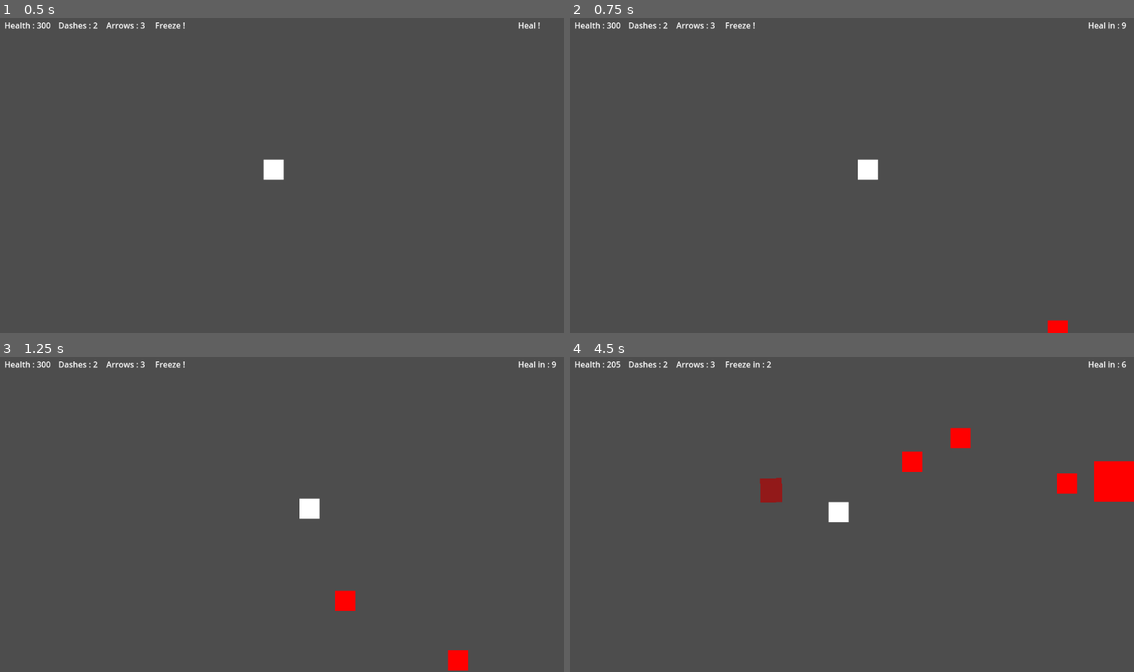
Above: before the commit, frames 1-4 (two rows, left to right).
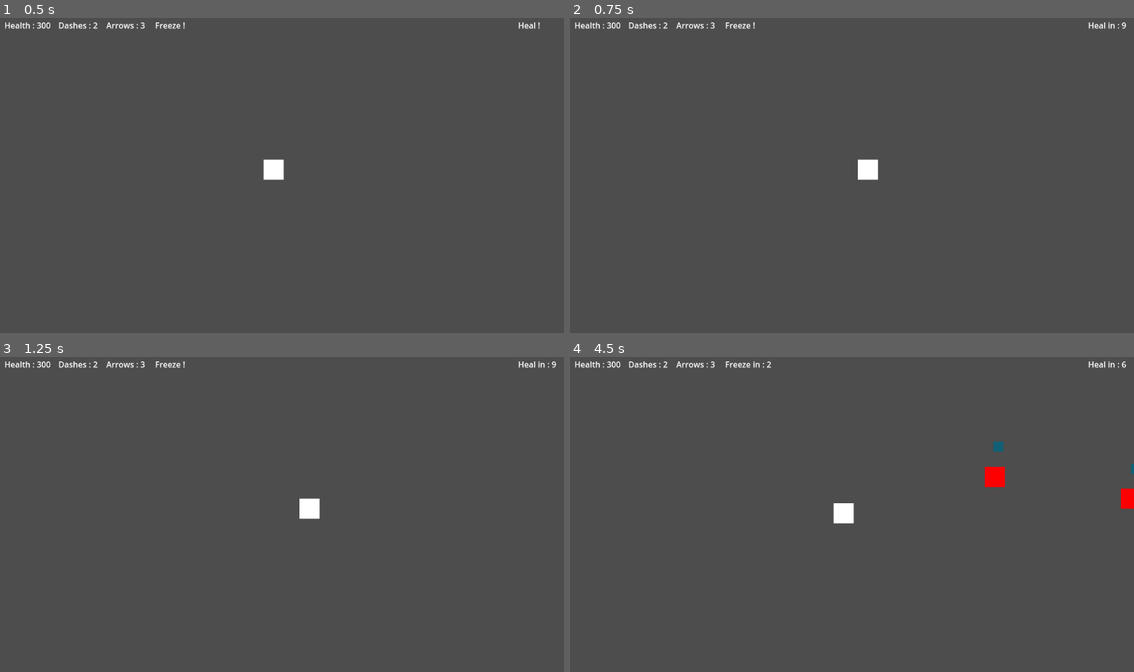
Above: after the commit, the same moments.

Repository: BelloLeSlime/Le-D-ch-ance-Du-Slime-Le-Plus-Faible-De-SlimeCity
Game: Godot game, scene res://scenes/main.tscn
Two runs of this game, one before a commit and one after it. Both use one fixed random seed, a clock stepped at 60 frames per second and the inputs below.
Inputs (mouse positions are in pixels of both pictures, inside the frame that each line leads up to):
- Up to frame 1 (0.5 s): no input
- Up to frame 2 (0.75 s): tap Enter at 0.5 s; move the mouse to (970, 153) at 0.52 s; hold D (d) from 0.53 s (still down); tap Q (a) at 0.6 s
- Up to frame 3 (1.25 s): keep holding D (d)
- Up to frame 4 (4.5 s): move the mouse to (727, 523) at 1.27 s; release D (d) at 1.28 s; tap D (d) at 1.35 s; tap E (e) at 1.55, 2.1 s; move the mouse to (902, 435) at 2.02 s; hold A (q) 2.03-2.78 s; move the mouse to (812, 574) at 2.77 s; tap A (q) at 2.85 s; tap S (s) at 3.05 s; move the mouse to (1015, 558) at 3.52 s; hold S (s) 3.53-4.28 s; tap W (z) at 3.8, 4.35 s; move the mouse to (671, 460) at 4.27 s

Frame 1 is identical in both runs. In frame 2, 0.1% of the frame differs, in the area x 84-89%, y 95-100%; in frame 3, 0.5%; in frame 4, 2.4%, in the area x 6-100%, y 1-53%.

Commit message:
Add protector and fix misc bugs

Diff:
--- a/scenes/bello.tscn
+++ b/scenes/bello.tscn
@@ -39,19 +39,19 @@
 wait_time = 5.0
 one_shot = true
 
+[node name="HealCooldown" type="Timer" parent="."]
+wait_time = 10.0
+one_shot = true
+
 [node name="Camera2D" type="Camera2D" parent="."]
 position_smoothing_enabled = true
 
 [node name="CameraShake" type="Timer" parent="."]
-
-[node name="HealCooldown" type="Timer" parent="."]
-wait_time = 10.0
-one_shot = true
 
 [connection signal="timeout" from="DashSpeedCooldown" to="." method="_on_dash_speed_cooldown_timeout"]
 [connection signal="timeout" from="DashRecoverCooldown" to="." method="_on_dash_recover_cooldown_timeout"]
 [connection signal="timeout" from="MeleeCooldown" to="." method="_on_melee_cooldown_timeout"]
 [connection signal="timeout" from="ArrowCooldown" to="." method="_on_arrow_cooldown_timeout"]
 [connection signal="timeout" from="FreezeCooldown" to="." method="_on_freeze_cooldown_timeout"]
+[connection signal="timeout" from="HealCooldown" to="." method="_on_heal_cooldown_timeout"]
 [connection signal="timeout" from="CameraShake" to="." method="_on_camera_shake_timeout"]
-[connection signal="timeout" from="HealCooldown" to="." method="_on_heal_cooldown_timeout"]
--- a/scenes/mage_enemy.tscn
+++ b/scenes/mage_enemy.tscn
@@ -27,4 +27,7 @@
 wait_time = 2.0
 one_shot = true
 
+[node name="DamageCooldown" type="Timer" parent="."]
+
 [connection signal="timeout" from="AttackCooldown" to="." method="_on_attack_cooldown_timeout"]
+[connection signal="timeout" from="DamageCooldown" to="." method="_on_damage_cooldown_timeout"]
--- a/scenes/main.tscn
+++ b/scenes/main.tscn
@@ -1,11 +1,8 @@
-[gd_scene load_steps=7 format=3 uid="uid://d3tneckx2oiwp"]
+[gd_scene load_steps=4 format=3 uid="uid://d3tneckx2oiwp"]
 
 [ext_resource type="PackedScene" uid="uid://chvmn20p3r0jd" path="res://scenes/bello.tscn" id="1_mliks"]
 [ext_resource type="PackedScene" uid="uid://4khaeqq6n2tp" path="res://scenes/ui.tscn" id="1_muctc"]
-[ext_resource type="PackedScene" uid="uid://b6l0idlnhjjl4" path="res://scenes/melee_enemy.tscn" id="3_3e0dt"]
-[ext_resource type="PackedScene" uid="uid://dd3xwghn3t50n" path="res://scenes/ranger_enemy.tscn" id="3_criyj"]
-[ext_resource type="PackedScene" uid="uid://d1wepw4rdkeho" path="res://scenes/mage_enemy.tscn" id="3_o2gxg"]
-[ext_resource type="PackedScene" uid="uid://uuy4trbyh632" path="res://scenes/tank_enemy.tscn" id="3_ybvvq"]
+[ext_resource type="PackedScene" uid="uid://dvi663fhm7t8l" path="res://scenes/protector_enemy.tscn" id="4_vt51a"]
 
 [node name="Main" type="Node2D"]
 
@@ -13,14 +10,8 @@
 
 [node name="Bello" parent="." instance=ExtResource("1_mliks")]
 
-[node name="TankEnemy" parent="." instance=ExtResource("3_ybvvq")]
-position = Vector2(1184, 406)
+[node name="ProtectorEnemy" parent="." instance=ExtResource("4_vt51a")]
+position = Vector2(1109, 529)
 
-[node name="MageEnemy" parent="." instance=ExtResource("3_o2gxg")]
-position = Vector2(986, 581)
-
-[node name="RangerEnemy" parent="." instance=ExtResource("3_criyj")]
-position = Vector2(835, 472)
-
-[node name="MeleeEnemy" parent="." instance=ExtResource("3_3e0dt")]
-position = Vector2(670, 473)
+[node name="ProtectorEnemy2" parent="." instance=ExtResource("4_vt51a")]
+position = Vector2(1414, 526)
--- a/scenes/melee_enemy.tscn
+++ b/scenes/melee_enemy.tscn
@@ -37,5 +37,9 @@
 wait_time = 2.0
 one_shot = true
 
+[node name="DamageCooldown" type="Timer" parent="."]
+wait_time = 0.6
+
 [connection signal="body_entered" from="Attack" to="." method="_on_attack_body_entered"]
 [connection signal="timeout" from="AttackCooldown" to="." method="_on_attack_cooldown_timeout"]
+[connection signal="timeout" from="DamageCooldown" to="." method="_on_damage_cooldown_timeout"]
--- /dev/null
+++ b/scenes/protect.tscn
@@ -0,0 +1,8 @@
+[gd_scene format=3 uid="uid://cfhwf6pmovtv5"]
+
+[node name="Protect" type="ColorRect"]
+offset_left = -20.0
+offset_top = -20.0
+offset_right = 20.0
+offset_bottom = 20.0
+color = Color(1.63645e-06, 0.398199, 0.509851, 0.772549)
--- /dev/null
+++ b/scenes/protector_enemy.tscn
@@ -0,0 +1,45 @@
+[gd_scene load_steps=4 format=3 uid="uid://dvi663fhm7t8l"]
+
+[ext_resource type="Script" path="res://scripts/protector_enemy.gd" id="1_mu5ik"]
+
+[sub_resource type="RectangleShape2D" id="RectangleShape2D_bx1yj"]
+size = Vector2(80, 80)
+
+[sub_resource type="RectangleShape2D" id="RectangleShape2D_33euu"]
+
+[node name="ProtectorEnemy" type="CharacterBody2D"]
+scale = Vector2(0.5, 0.5)
+collision_layer = 2
+collision_mask = 9
+script = ExtResource("1_mu5ik")
+
+[node name="ColorRect" type="ColorRect" parent="."]
+offset_left = -40.0
+offset_top = -40.0
+scale = Vector2(2, 2)
+color = Color(1, 0, 0, 1)
+metadata/_edit_use_anchors_ = true
+
+[node name="CollisionShape2D" type="CollisionShape2D" parent="."]
+shape = SubResource("RectangleShape2D_bx1yj")
+
+[node name="Freeze" type="Timer" parent="."]
+wait_time = 3.5
+one_shot = true
+
+[node name="Reach" type="Area2D" parent="."]
+collision_layer = 2
+collision_mask = 2
+
+[node name="CollisionShape2D" type="CollisionShape2D" parent="Reach"]
+scale = Vector2(108.793, 108.793)
+shape = SubResource("RectangleShape2D_33euu")
+
+[node name="ProtectCooldown" type="Timer" parent="."]
+wait_time = 3.0
+
+[node name="DamageCooldown" type="Timer" parent="."]
+wait_time = 0.6
+
+[connection signal="timeout" from="ProtectCooldown" to="." method="_on_protect_cooldown_timeout"]
+[connection signal="timeout" from="DamageCooldown" to="." method="_on_damage_cooldown_timeout"]
--- a/scenes/ranger_enemy.tscn
+++ b/scenes/ranger_enemy.tscn
@@ -27,4 +27,8 @@
 wait_time = 2.0
 one_shot = true
 
+[node name="DamageCooldown" type="Timer" parent="."]
+wait_time = 0.6
+
 [connection signal="timeout" from="AttackCooldown" to="." method="_on_attack_cooldown_timeout"]
+[connection signal="timeout" from="DamageCooldown" to="." method="_on_damage_cooldown_timeout"]
--- a/scenes/tank_enemy.tscn
+++ b/scenes/tank_enemy.tscn
@@ -36,5 +36,9 @@
 wait_time = 3.5
 one_shot = true
 
+[node name="DamageCooldown" type="Timer" parent="."]
+wait_time = 0.6
+
 [connection signal="body_entered" from="Attack" to="." method="_on_attack_body_entered"]
 [connection signal="timeout" from="AttackCooldown" to="." method="_on_attack_cooldown_timeout"]
+[connection signal="timeout" from="DamageCooldown" to="." method="_on_damage_cooldown_timeout"]
--- a/scripts/arrow.gd
+++ b/scripts/arrow.gd
@@ -6,11 +6,8 @@
 func _physics_process(delta):
 	global_position += dir * speed * delta
 	for body in get_overlapping_bodies():
-		if "MeleeEnemy" in body.name or "RangerEnemy" in body.name or "MageEnemy" in body.name:
-			body.queue_free()
-			queue_free()
-		elif "TankEnemy" in body.name:
-			body.health -= 1
+		if "Enemy" in body.name:
+			body.damage()
 			queue_free()
 
 	for area in get_overlapping_areas():
--- a/scripts/freeze.gd
+++ b/scripts/freeze.gd
@@ -3,9 +3,9 @@
 func _on_disapeer_cooldown_timeout():
 	queue_free()
 
-func _physics_process(delta):
+func _physics_process(_delta):
 	for body in get_overlapping_bodies():
-		if "MeleeEnemy" in body.name or "RangerEnemy" in body.name or "MageEnemy" in body.name or "TankEnemy":
+		if "Enemy" in body.name:
 			var children = body.get_children()
 			for child in children:
 				if child.name == "Freeze":
--- a/scripts/mage_enemy.gd
+++ b/scripts/mage_enemy.gd
@@ -1,14 +1,20 @@
 extends CharacterBody2D
+
+signal destroy
 
 var speed = 250
 var player: CharacterBody2D = null
 var can_attack = true
 var fireball_preload = preload("res://scenes/enemy_fireball.tscn")
 
+var protected = false
+
+var can_be_damaged = true
+
 func _ready():
 	player = get_tree().get_root().get_node("Main/Bello")
 
-func _physics_process(delta):
+func _physics_process(_delta):
 
 	var dir = (player.global_position - global_position).normalized()
 
@@ -29,3 +35,16 @@
 
 func _on_attack_cooldown_timeout():
 	can_attack = true
+
+func damage():
+	if can_be_damaged:
+		$DamageCooldown.start()
+		can_be_damaged = false
+		if protected:
+			protected = false
+			emit_signal("destroy")
+		else:
+			queue_free()
+
+func _on_damage_cooldown_timeout():
+	can_be_damaged = true
--- a/scripts/melee.gd
+++ b/scripts/melee.gd
@@ -4,12 +4,11 @@
 func _on_disapeer_cooldown_timeout():
 	queue_free()
 
-func _physics_process(delta):
+func _physics_process(_delta):
 	for body in get_overlapping_bodies():
-		if "MeleeEnemy" in body.name or "RangerEnemy" in body.name or "MageEnemy" in body.name:
-			body.queue_free()
-		elif "TankEnemy" in body.name:
-			body.health -= 1
+		if "Enemy" in body.name:
+			body.damage()
+
 	for area in get_overlapping_areas():
 		if "EnemyArrow" in area.name:
 			area.queue_free()
--- a/scripts/melee_enemy.gd
+++ b/scripts/melee_enemy.gd
@@ -1,14 +1,19 @@
 extends CharacterBody2D
+
+signal destroy
 
 var speed = 350
 var player: CharacterBody2D = null
 var can_attack = true
 
+var protected = false
+
+var can_be_damaged = true
+
 func _ready():
 	player = get_tree().get_root().get_node("Main/Bello")
 
-func _physics_process(delta):
-
+func _physics_process(_delta):
 	for body in $Attack.get_overlapping_bodies():
 		if body.name == "Bello" and can_attack and $Freeze.time_left == 0:
 			can_attack = false
@@ -27,3 +32,16 @@
 
 func _on_attack_cooldown_timeout():
 	can_attack = true
+
+func damage():
+	if can_be_damaged:
+		$DamageCooldown.start()
+		can_be_damaged = false
+		if protected:
+			protected = false
+			emit_signal("destroy")
+		else:
+			queue_free()
+
+func _on_damage_cooldown_timeout():
+	can_be_damaged = true
--- /dev/null
+++ b/scripts/protector_enemy.gd
@@ -0,0 +1,78 @@
+extends CharacterBody2D
+
+signal destroy
+
+var health = 2
+var speed = 200
+var player: CharacterBody2D = null
+var can_attack = true
+var protecting: CharacterBody2D = null
+var protect_preload = preload("res://scenes/protect.tscn")
+
+var can_protect = true
+
+var protect: ColorRect = null
+
+var protected = false
+
+var can_be_damaged = true
+
+func _ready():
+	player = get_tree().get_root().get_node("Main/Bello")
+
+func _physics_process(_delta):
+
+	if health <= 0:
+		queue_free()
+
+	if protecting == null and can_protect:
+		for body in $Reach.get_overlapping_bodies():
+			if "Enemy" in body.name and body != self and not "Arrow" in body.name and not "Fireball" in body.name:
+				if body.protected == false:
+					protecting = body
+					protecting.protected = true
+					if not protecting.is_connected("destroy",Callable(self,"_on_destroy")):
+						protecting.connect("destroy",Callable(self,"_on_destroy"))
+					protect = protect_preload.instantiate()
+					add_child(protect)
+					protect.global_position = protecting.global_position
+					protect.global_position.y -= 70
+					break
+	elif protecting != null:
+		protect.global_position = protecting.global_position
+		protect.global_position.y -= 70
+
+	var dir = (player.global_position - global_position).normalized()
+
+	var distance = global_position.distance_to(player.global_position)
+	if distance > 300 and $Freeze.time_left == 0:
+		velocity = dir * speed
+	else:
+		velocity = Vector2.ZERO
+
+	move_and_slide()
+
+func damage():
+	if can_be_damaged:
+		$DamageCooldown.start()
+		can_be_damaged = false
+		if protected:
+			protected = false
+			emit_signal("destroy")
+		else:
+			if protecting != null:
+				protecting.protected = false
+			queue_free()
+
+func _on_destroy():
+	protecting = null
+	protect.queue_free()
+	$ProtectCooldown.start()
+	can_protect = false
+
+func _on_protect_cooldown_timeout():
+	can_protect = true
+
+
+func _on_damage_cooldown_timeout():
+	can_be_damaged = true
--- a/scripts/ranger_enemy.gd
+++ b/scripts/ranger_enemy.gd
@@ -1,14 +1,19 @@
 extends CharacterBody2D
+
+signal destroy
 
 var speed = 250
 var player: CharacterBody2D = null
 var can_attack = true
 var arrow_preload = preload("res://scenes/enemy_arrow.tscn")
 
+var protected = false
+var can_be_damaged = true
+
 func _ready():
 	player = get_tree().get_root().get_node("Main/Bello")
 
-func _physics_process(delta):
+func _physics_process(_delta):
 
 	var dir = (player.global_position - global_position).normalized()
 
@@ -29,3 +34,16 @@
 
 func _on_attack_cooldown_timeout():
 	can_attack = true
+
+func damage():
+	if can_be_damaged:
+		$DamageCooldown.start()
+		can_be_damaged = false
+		if protected:
+			protected = false
+			emit_signal("destroy")
+		else:
+			queue_free()
+
+func _on_damage_cooldown_timeout():
+	can_be_damaged = true
--- a/scripts/tank_enemy.gd
+++ b/scripts/tank_enemy.gd
@@ -1,17 +1,20 @@
 extends CharacterBody2D
+
+signal destroy
 
 var health = 2
 var speed = 150
 var player: CharacterBody2D = null
 var can_attack = true
 
+var protected = false
+
+var can_be_damaged = true
+
 func _ready():
 	player = get_tree().get_root().get_node("Main/Bello")
 
-func _physics_process(delta):
-
-	if health <= 0:
-		queue_free()
+func _physics_process(_delta):
 
 	for body in $Attack.get_overlapping_bodies():
 		if body.name == "Bello" and can_attack and $Freeze.time_left == 0:
@@ -31,3 +34,18 @@
 
 func _on_attack_cooldown_timeout():
 	can_attack = true
+
+func damage():
+	if can_be_damaged:
+		$DamageCooldown.start()
+		can_be_damaged = false
+		if protected:
+			protected = false
+			emit_signal("destroy")
+		else:
+			health -= 1
+			if health <= 0:
+				queue_free()
+
+func _on_damage_cooldown_timeout():
+	can_be_damaged = true
--- a/scripts/ui.gd
+++ b/scripts/ui.gd
@@ -1,6 +1,6 @@
 extends CanvasLayer
 
-func _process(delta):
+func _process(_delta):
 	$DashLeft.text = "Dashes : " + str(Globals.dash_left)
 	if Globals.can_freeze:
 		$FreezeCooldown.text = "Freeze !"
